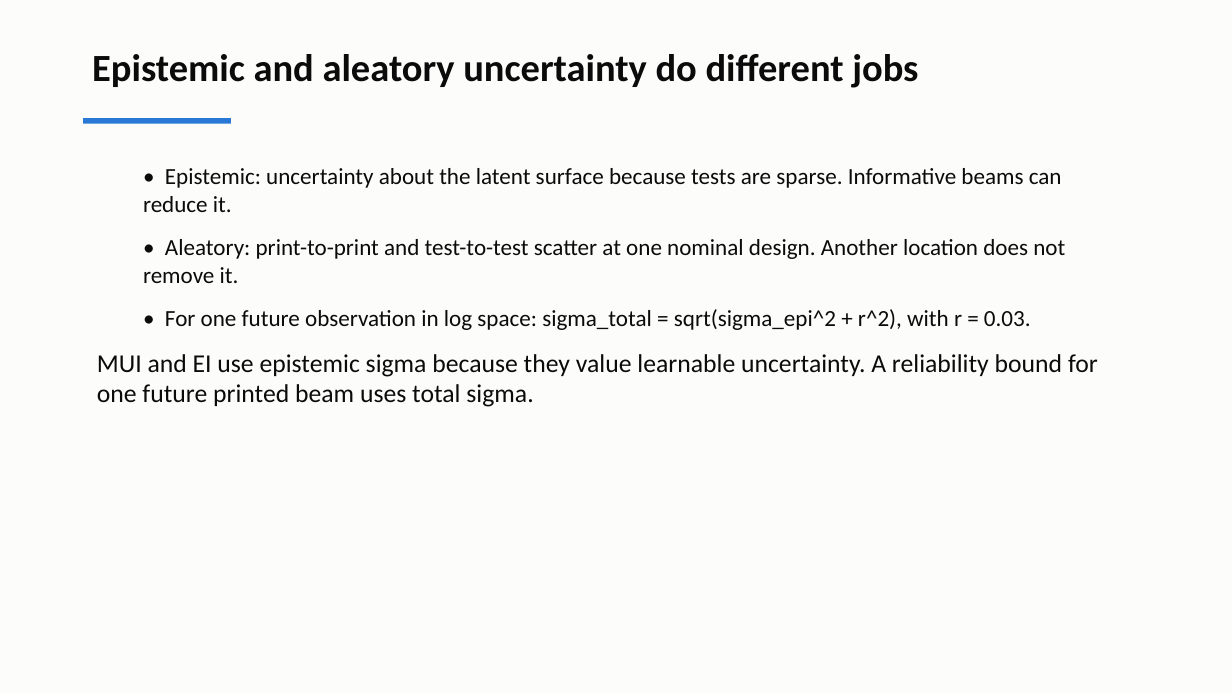
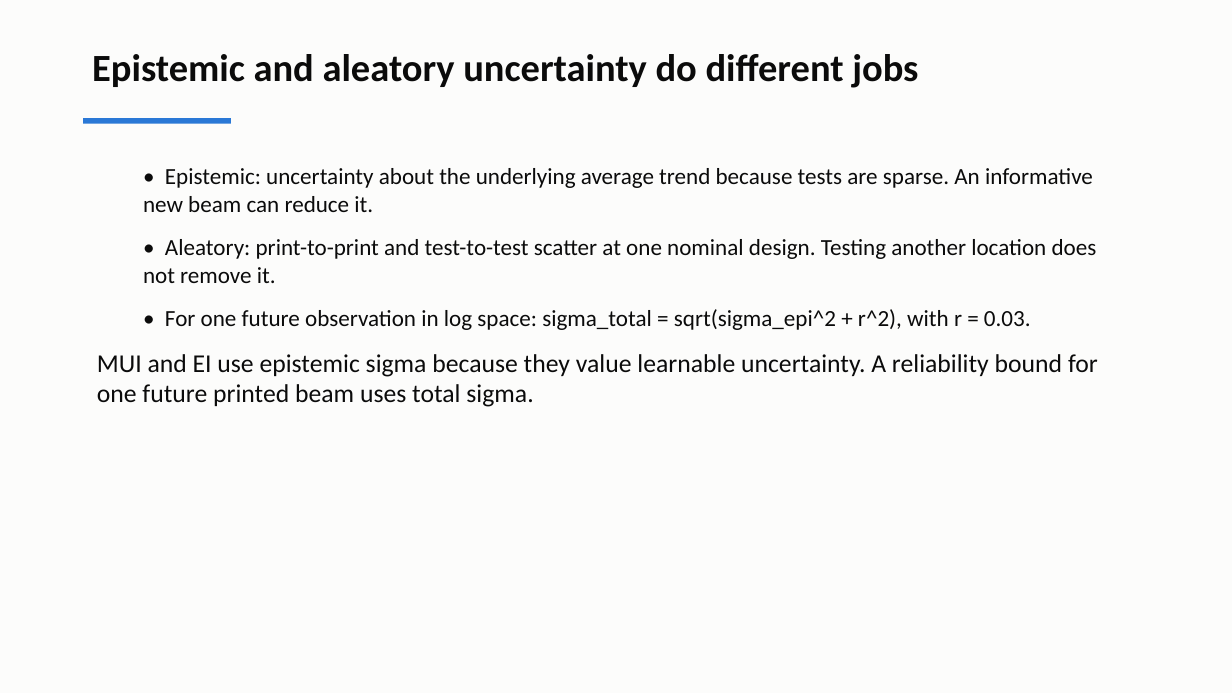
Before and after one commit to andrewvoss8-boop/core-me-data-science-activities-public, a slide deck: slide 13 of me323/Module1_drafts/ME323_Module1_Lecture2.pptx. Drawn at 1232x693 pixels with LibreOffice and Linux fonts; fonts in the diff are those of the drawing. Boxes give left, top, right and bottom in pixels: in the first picture for what was removed or moved away, otherwise in the second. Text is boxed around its words. In the diff, an @@ line names an element or a change of style, - is before the commit and + after.

```diff
--- a/me323/Module1_drafts/ME323_Module1_Lecture2.pptx
+++ b/me323/Module1_drafts/ME323_Module1_Lecture2.pptx
@@ text at box(143, 168, 1097, 283): text changed @@
-  • Epistemic: uncertainty about the latent surface because tests are sparse. Informative beams can reduce it.
-  • Aleatory: print-to-print and test-to-test scatter at one nominal design. Another location does not remove it.
+  • Epistemic: uncertainty about the underlying average trend because tests are sparse. An informative new beam can reduce it.
+  • Aleatory: print-to-print and test-to-test scatter at one nominal design. Testing another location does not remove it.
```
Also in this commit, not shown: 10 other slides changed, 6 slides added, 5 slides removed, 9 other files.
